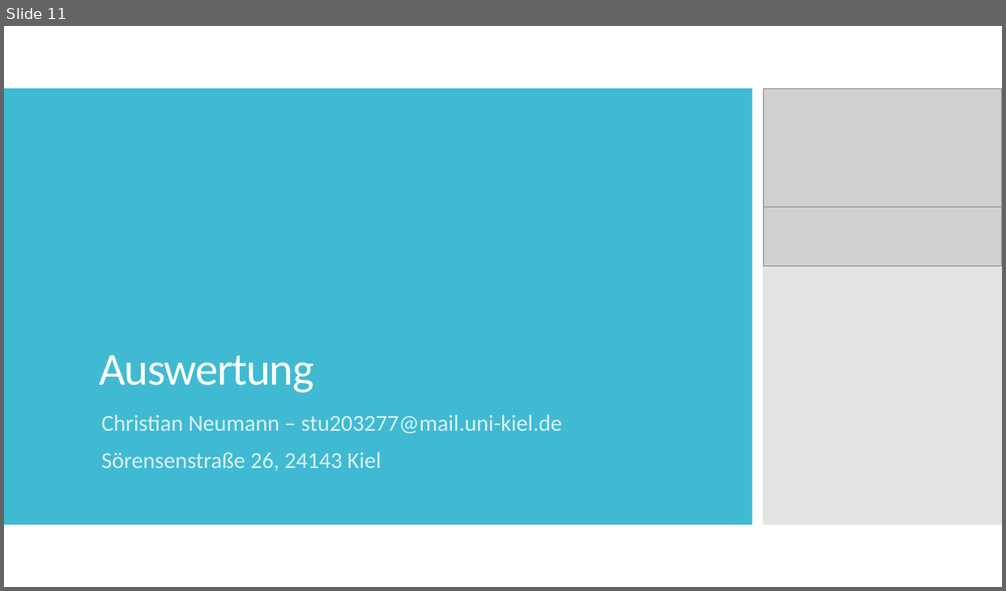
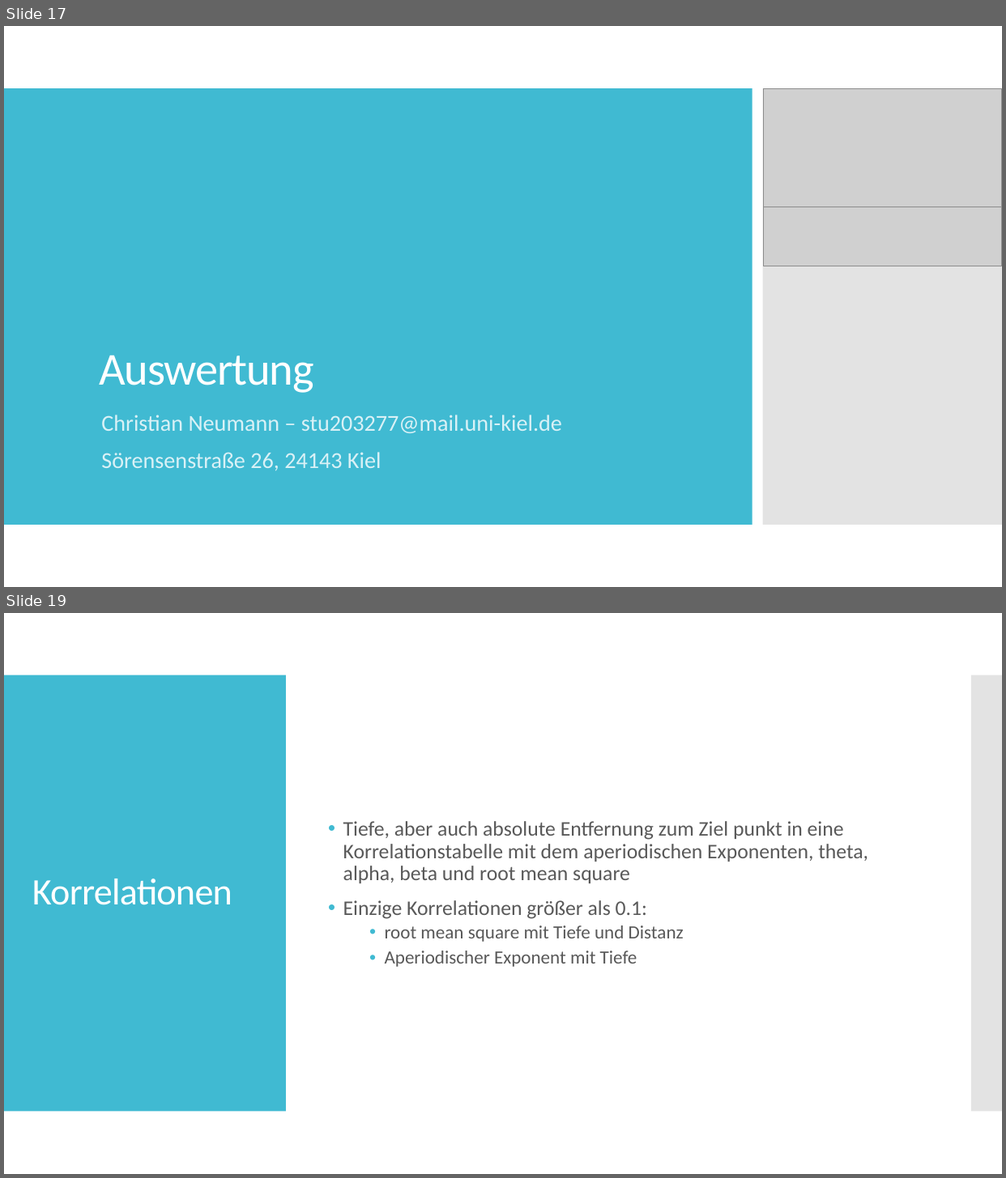
Before and after one commit to christianneumannCAU/Master-CAU, a slide deck: 03_exposé/Results.pptx. Shown one above the other, each under a label of ours: slide 11 before the commit, slides 17 and 19 after it; the slides between them are not shown. The pictures are 1006x591 and 1006x1178 pixels, drawn with LibreOffice and Linux fonts; fonts in the diff are those of the drawing; grey boxes stand for pictures. Boxes give left, top, right and bottom in pixels: in the first picture for what was removed or moved away, otherwise in the second. Text is boxed around its words. In the diff, an @@ line names an element or a change of style, - is before the commit and + after.

```diff
--- a/03_exposé/Results.pptx
+++ b/03_exposé/Results.pptx
@@ slide 19 added at (x1=4, y1=613, x2=1002, y2=1174), background #FFFFFF @@
@@ rectangle added at (x1=4, y1=675, x2=286, y2=1112), fill #40BAD2 @@
@@ rectangle added at (x1=971, y1=675, x2=1002, y2=1112), fill #C8C8C8 at 50% opacity @@
@@ text added at (x1=343, y1=821, x2=868, y2=967), 20 pt, text #595959 @@
+• Tiefe, aber auch absolute Entfernung zum Ziel punkt in eine Korrelationstabelle mit dem aperiodischen Exponenten, theta, alpha, beta und root mean square
+• Einzige Korrelationen größer als 0.1:
+  • root mean square mit Tiefe und Distanz
+  • Aperiodischer Exponent mit Tiefe
@@ title added at (x1=32, y1=879, x2=232, y2=905), 36 pt, text #FFFFFF @@
+Korrelationen
@@ what was slide 11 is now slide 17 @@
```
Also in this commit, not shown: 7 slides changed, 12 other slides added, 6 slides removed, 15 other files.
